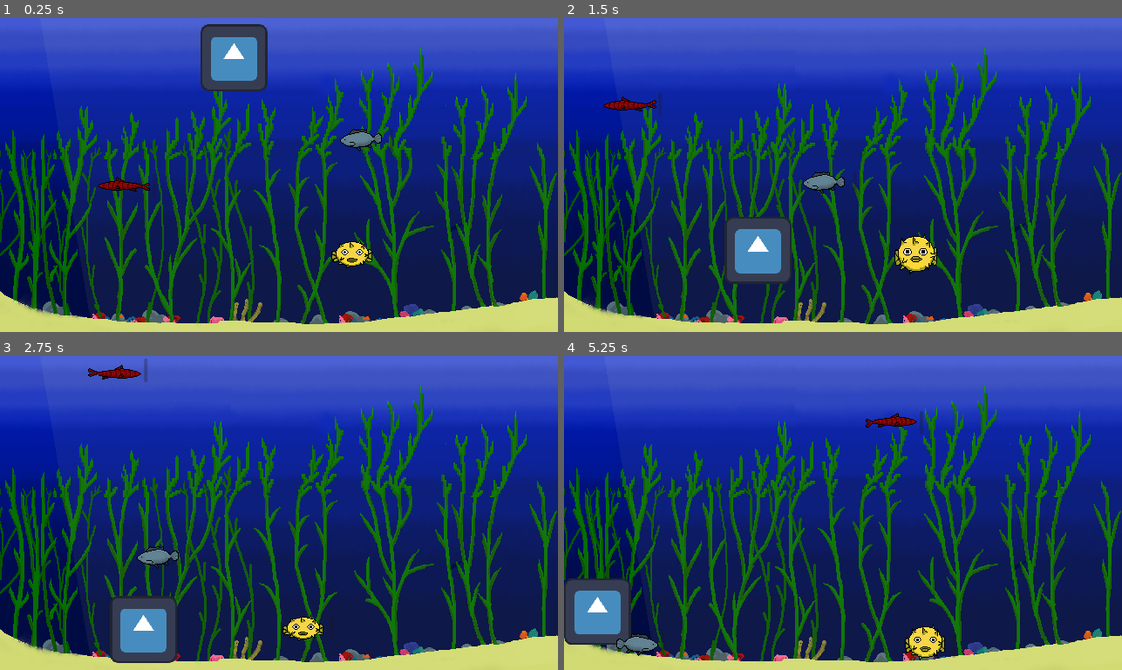
Above: before the commit, frames 1-4 (two rows, left to right).
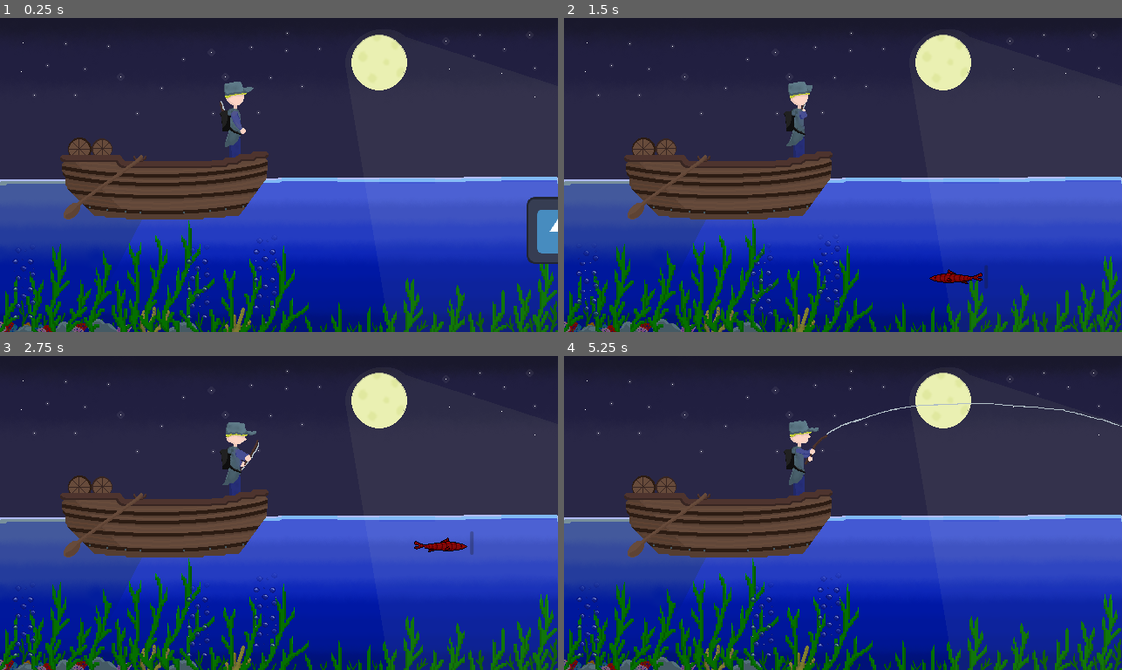
Above: after the commit, the same moments.

Repository: Timeo21/OGJ-8
Game: Godot game, scene res://scenes/main.tscn
The game is run twice, just before and just after one commit, with the same random seed, the same clock (stepped at 60 frames per second) and the same inputs. The engine's default icon, where the game draws it, is replaced by a stand-in: a white triangle on a blue panel in a dark square. Sound files missing from this copy of the repository are replaced by a short silence.
Inputs:
- Up to frame 1 (0.25 s): no input
- Up to frame 2 (1.5 s): hold D (right) 0.53-1.28 s
- Up to frame 3 (2.75 s): hold D (right) from 2.03 s (still down)
- Up to frame 4 (5.25 s): release D (right) at 2.78 s; hold Up (up) 2.78-3.53 s

The runs differ from the first frame. In frame 1, 99% of the frame differs, in the area x 0-100%, y 0-100%; in frame 2, 99%; in frame 3, 100%; in frame 4, 99%.

Commit message:
Add wave & title scenes, game manager, and scripts
Add Wave_Sheet asset and a new wave scene (wave.tscn) with animated sprite and wave.gd for randomized playback. Introduce waves.gd to manage wave spawning and game_manager.gd plus title.tscn to provide a simple main menu and scene loading UI. Move several script files from scenes/ to scripts/ (bubbles.gd, fisherman.gd) and update scene references (main.tscn, bubbles.tscn, tester.tscn, hard_fish.tscn). Also add instances of Wave in main.tscn and tweak camera nodes. These changes organize scripts into a scripts/ folder, add wave visuals/logic, and add a basic game manager and title scene.

Diff:
--- a/scenes/bubbles.tscn
+++ b/scenes/bubbles.tscn
@@ -2,7 +2,7 @@
 
 [ext_resource type="Texture2D" uid="uid://btl7gddtcfa3e" path="res://assets/decorations/bubbles.png" id="1_2eoim"]
 [ext_resource type="Shader" uid="uid://2kdyrypxaanr" path="res://shaders/bubbles.gdshader" id="1_gt360"]
-[ext_resource type="Script" uid="uid://d3pf1b67x360d" path="res://scenes/bubbles.gd" id="1_wdrk5"]
+[ext_resource type="Script" uid="uid://d3pf1b67x360d" path="res://scripts/bubbles.gd" id="1_wdrk5"]
 
 [sub_resource type="ShaderMaterial" id="ShaderMaterial_wdrk5"]
 shader = ExtResource("1_gt360")
--- /dev/null
+++ b/scenes/game_manager.tscn
@@ -0,0 +1,6 @@
+[gd_scene format=3 uid="uid://clkdou4ol3ook"]
+
+[ext_resource type="Script" uid="uid://cnt8r255emko8" path="res://scripts/game_manager.gd" id="1_hwd4i"]
+
+[node name="GameManager" type="Node" unique_id=115961821]
+script = ExtResource("1_hwd4i")
--- a/scenes/main.tscn
+++ b/scenes/main.tscn
@@ -4,13 +4,14 @@
 [ext_resource type="Texture2D" uid="uid://vvxuluj886re" path="res://assets/decorations/big_background.png" id="1_o6xl0"]
 [ext_resource type="Texture2D" uid="uid://c0u40vkadh478" path="res://assets/decorations/boat.png" id="2_o6xl0"]
 [ext_resource type="SpriteFrames" uid="uid://b1c65icbodgvh" path="res://assets/fisherman_throw_line.tres" id="2_ya4ey"]
-[ext_resource type="Script" uid="uid://dobt22ok04tf3" path="res://scenes/fisherman.gd" id="3_eb6dy"]
+[ext_resource type="Script" uid="uid://dobt22ok04tf3" path="res://scripts/fisherman.gd" id="3_eb6dy"]
 [ext_resource type="PackedScene" uid="uid://bvnangrlj4kax" path="res://scenes/cursor.tscn" id="3_sugp2"]
 [ext_resource type="PackedScene" uid="uid://d2eeqwjb4iiqv" path="res://scenes/bubbles.tscn" id="3_tipki"]
 [ext_resource type="Texture2D" uid="uid://bi6vll0nu8e8c" path="res://assets/Line_Throw_Sheet.png" id="4_trceg"]
 [ext_resource type="PackedScene" uid="uid://c5xawcrwvcw7m" path="res://scenes/fish_normal.tscn" id="6_o6xl0"]
 [ext_resource type="PackedScene" uid="uid://bot3h4ngyswtu" path="res://scenes/fish_easy.tscn" id="7_tipki"]
 [ext_resource type="PackedScene" path="res://scenes/hard_fish.tscn" id="8_tipki"]
+[ext_resource type="PackedScene" uid="uid://jxmvxldnlq18" path="res://scenes/wave.tscn" id="13_trceg"]
 
 [sub_resource type="AtlasTexture" id="AtlasTexture_m6jnb"]
 atlas = ExtResource("4_trceg")
@@ -105,12 +106,35 @@
 position = Vector2(305, 253)
 scale = Vector2(0.5, 0.5)
 
+[node name="Waves" type="Node" parent="Visuals" unique_id=343645996]
+
+[node name="Wave" parent="Visuals/Waves" unique_id=1212107676 instance=ExtResource("13_trceg")]
+position = Vector2(355, 157)
+
+[node name="Wave2" parent="Visuals/Waves" unique_id=365280924 instance=ExtResource("13_trceg")]
+position = Vector2(467, 158)
+
+[node name="Wave3" parent="Visuals/Waves" unique_id=657823490 instance=ExtResource("13_trceg")]
+position = Vector2(607, 156)
+
 [node name="Gameplay" type="Node" parent="." unique_id=258947638]
 
 [node name="Camera2D" type="Camera2D" parent="Gameplay" unique_id=1904801016]
 show_behind_parent = true
 top_level = true
 position = Vector2(694, 378)
+enabled = false
+limit_enabled = false
+limit_left = -340
+limit_top = -180
+limit_right = 320
+limit_bottom = 180
+script = ExtResource("1_o5qli")
+
+[node name="Test" type="Camera2D" parent="Gameplay" unique_id=466596288]
+show_behind_parent = true
+top_level = true
+position = Vector2(320, 180)
 limit_enabled = false
 limit_left = -340
 limit_top = -180
--- /dev/null
+++ b/scenes/title.tscn
@@ -0,0 +1,44 @@
+[gd_scene format=3 uid="uid://byxrepikryhpo"]
+
+[ext_resource type="Script" uid="uid://cnt8r255emko8" path="res://scripts/game_manager.gd" id="1_4ignj"]
+
+[sub_resource type="LabelSettings" id="LabelSettings_pvspv"]
+line_spacing = 4.57
+font_size = 28
+
+[node name="Title" type="Control" unique_id=1765425426]
+layout_mode = 3
+anchors_preset = 15
+anchor_right = 1.0
+anchor_bottom = 1.0
+grow_horizontal = 2
+grow_vertical = 2
+script = ExtResource("1_4ignj")
+
+[node name="VBoxContainer" type="VBoxContainer" parent="." unique_id=1226387094]
+layout_mode = 1
+anchors_preset = 8
+anchor_left = 0.5
+anchor_top = 0.5
+anchor_right = 0.5
+anchor_bottom = 0.5
+offset_left = -20.5
+offset_top = -20.0
+offset_right = 20.5
+offset_bottom = 20.0
+grow_horizontal = 2
+grow_vertical = 2
+
+[node name="Label" type="Label" parent="VBoxContainer" unique_id=147481298]
+layout_mode = 2
+text = "Game Fishing Game Simulator Game"
+label_settings = SubResource("LabelSettings_pvspv")
+
+[node name="HSeparator" type="HSeparator" parent="VBoxContainer" unique_id=2018099680]
+custom_minimum_size = Vector2(0, 54.145)
+layout_mode = 2
+
+[node name="Button" type="Button" parent="VBoxContainer" unique_id=682207274]
+layout_mode = 2
+size_flags_horizontal = 4
+text = "Play"
--- /dev/null
+++ b/scenes/wave.tscn
@@ -0,0 +1,102 @@
+[gd_scene format=3 uid="uid://jxmvxldnlq18"]
+
+[ext_resource type="Texture2D" uid="uid://cwdfmaxfef2tu" path="res://assets/Wave_Sheet.png" id="1_h2l3e"]
+[ext_resource type="Script" uid="uid://bnusd07c7n277" path="res://scripts/wave.gd" id="2_sl0wx"]
+
+[sub_resource type="AtlasTexture" id="AtlasTexture_7snk6"]
+atlas = ExtResource("1_h2l3e")
+region = Rect2(0, 0, 64, 64)
+
+[sub_resource type="AtlasTexture" id="AtlasTexture_uadfo"]
+atlas = ExtResource("1_h2l3e")
+region = Rect2(64, 0, 64, 64)
+
+[sub_resource type="AtlasTexture" id="AtlasTexture_tvi8d"]
+atlas = ExtResource("1_h2l3e")
+region = Rect2(128, 0, 64, 64)
+
+[sub_resource type="AtlasTexture" id="AtlasTexture_r5jts"]
+atlas = ExtResource("1_h2l3e")
+region = Rect2(192, 0, 64, 64)
+
+[sub_resource type="AtlasTexture" id="AtlasTexture_nkagi"]
+atlas = ExtResource("1_h2l3e")
+region = Rect2(256, 0, 64, 64)
+
+[sub_resource type="AtlasTexture" id="AtlasTexture_f6ri8"]
+atlas = ExtResource("1_h2l3e")
+region = Rect2(320, 0, 64, 64)
+
+[sub_resource type="AtlasTexture" id="AtlasTexture_6xqsn"]
+atlas = ExtResource("1_h2l3e")
+region = Rect2(384, 0, 64, 64)
+
+[sub_resource type="AtlasTexture" id="AtlasTexture_u03mi"]
+atlas = ExtResource("1_h2l3e")
+region = Rect2(448, 0, 64, 64)
+
+[sub_resource type="AtlasTexture" id="AtlasTexture_18q0d"]
+atlas = ExtResource("1_h2l3e")
+region = Rect2(512, 0, 64, 64)
+
+[sub_resource type="AtlasTexture" id="AtlasTexture_6p5a3"]
+atlas = ExtResource("1_h2l3e")
+region = Rect2(576, 0, 64, 64)
+
+[sub_resource type="AtlasTexture" id="AtlasTexture_oxghv"]
+atlas = ExtResource("1_h2l3e")
+region = Rect2(640, 0, 64, 64)
+
+[sub_resource type="AtlasTexture" id="AtlasTexture_s3cym"]
+atlas = ExtResource("1_h2l3e")
+region = Rect2(704, 0, 64, 64)
+
+[sub_resource type="SpriteFrames" id="SpriteFrames_0u2hs"]
+animations = [{
+"frames": [{
+"duration": 1.0,
+"texture": SubResource("AtlasTexture_7snk6")
+}, {
+"duration": 1.0,
+"texture": SubResource("AtlasTexture_uadfo")
+}, {
+"duration": 1.0,
+"texture": SubResource("AtlasTexture_tvi8d")
+}, {
+"duration": 1.0,
+"texture": SubResource("AtlasTexture_r5jts")
+}, {
+"duration": 1.0,
+"texture": SubResource("AtlasTexture_nkagi")
+}, {
+"duration": 1.0,
+"texture": SubResource("AtlasTexture_f6ri8")
+}, {
+"duration": 1.0,
+"texture": SubResource("AtlasTexture_6xqsn")
+}, {
+"duration": 1.0,
+"texture": SubResource("AtlasTexture_u03mi")
+}, {
+"duration": 1.0,
+"texture": SubResource("AtlasTexture_18q0d")
+}, {
+"duration": 1.0,
+"texture": SubResource("AtlasTexture_6p5a3")
+}, {
+"duration": 1.0,
+"texture": SubResource("AtlasTexture_oxghv")
+}, {
+"duration": 1.0,
+"texture": SubResource("AtlasTexture_s3cym")
+}],
+"loop": false,
+"name": &"default",
+"speed": 7.0
+}]
+
+[node name="Wave" type="AnimatedSprite2D" unique_id=1212107676]
+sprite_frames = SubResource("SpriteFrames_0u2hs")
+script = ExtResource("2_sl0wx")
+min_time = 6.0
+max_time = 20.0
--- /dev/null
+++ b/scripts/game_manager.gd
@@ -0,0 +1,15 @@
+class_name GameManager
+extends Node
+
+var main_scene: Resource = load("res://scenes/main.tscn")
+@onready var button: Button = $VBoxContainer/Button
+
+func _ready() -> void:
+	button.pressed.connect(func() -> void:
+		add_child(main_scene.instantiate())
+		print_tree()
+	)
+	pass
+
+func _process(delta: float) -> void:
+	pass
--- /dev/null
+++ b/scripts/wave.gd
@@ -0,0 +1,16 @@
+extends AnimatedSprite2D
+
+@export var min_time: float = 6.0
+@export var max_time: float = 20.0
+
+var timer = randf_range(min_time, max_time)
+var enabled = true
+
+func _process(delta: float) -> void:
+	if not enabled:
+		return
+	timer -= delta
+	if timer < 0:
+		play()
+		timer = randf_range(min_time, max_time)
+	pass
--- /dev/null
+++ b/scripts/waves.gd
@@ -0,0 +1,27 @@
+extends Node
+
+var wave = preload("res://scenes/wave.tscn")
+
+@export var max_time: float = 5
+@export var min_time: float = 3
+@export var enabled: bool = true
+
+var timer: float = randf_range(min_time,max_time)
+var waves: Array[Node2D]
+
+# Called every frame. 'delta' is the elapsed time since the previous frame.
+func _process(delta: float) -> void:
+	if not enabled:
+		return
+	timer -= delta
+	if timer < 0:
+		var new_wave = wave.instantiate()
+		waves.append(new_wave)
+	pass
+
+func stop() -> void:
+	enabled = false
+	waves.all(queue_free)
+
+func start() -> void:
+	enabled = true
Binary file added: assets/Wave_Sheet.png
Not shown, added: assets/Wave_Sheet.png.import
Not shown: 1 places in scenes/hard_fish.tscn that only renumber resources
Not shown: 1 places in scenes/tester.tscn that only renumber resources
Renamed: scenes/bubbles.gd -> scripts/bubbles.gd
Renamed: scenes/bubbles.gd.uid -> scripts/bubbles.gd.uid
Renamed: scenes/fisherman.gd -> scripts/fisherman.gd
Renamed: scenes/fisherman.gd.uid -> scripts/fisherman.gd.uid
Not shown, added: scripts/game_manager.gd.uid
Not shown, added: scripts/wave.gd.uid
Not shown, added: scripts/waves.gd.uid
